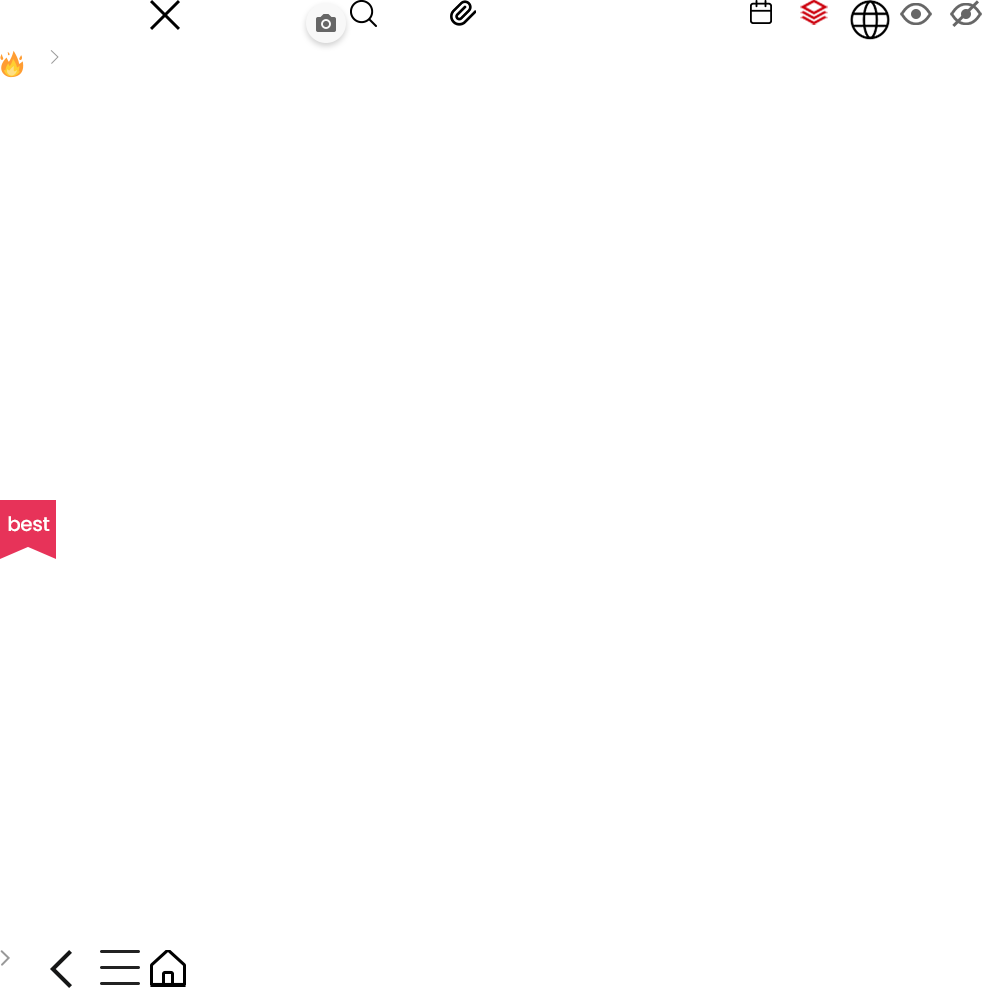
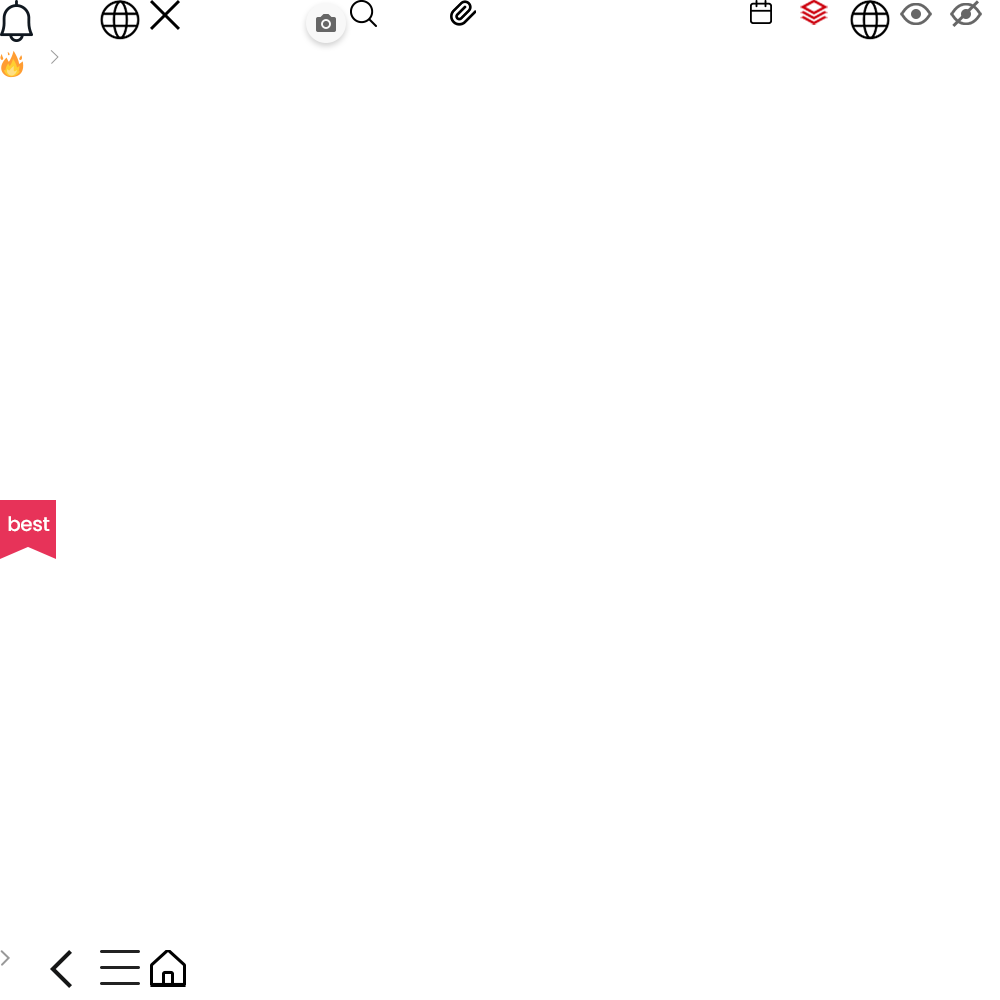
Revision of a layered w=1000, h=1000 image; what changed, layer by layer:
added layer "레이어 19" in group "그룹 1" over [100, 0, 140, 40]
added layer "레이어 18" in group "그룹 1" over [0, 0, 33, 42]
